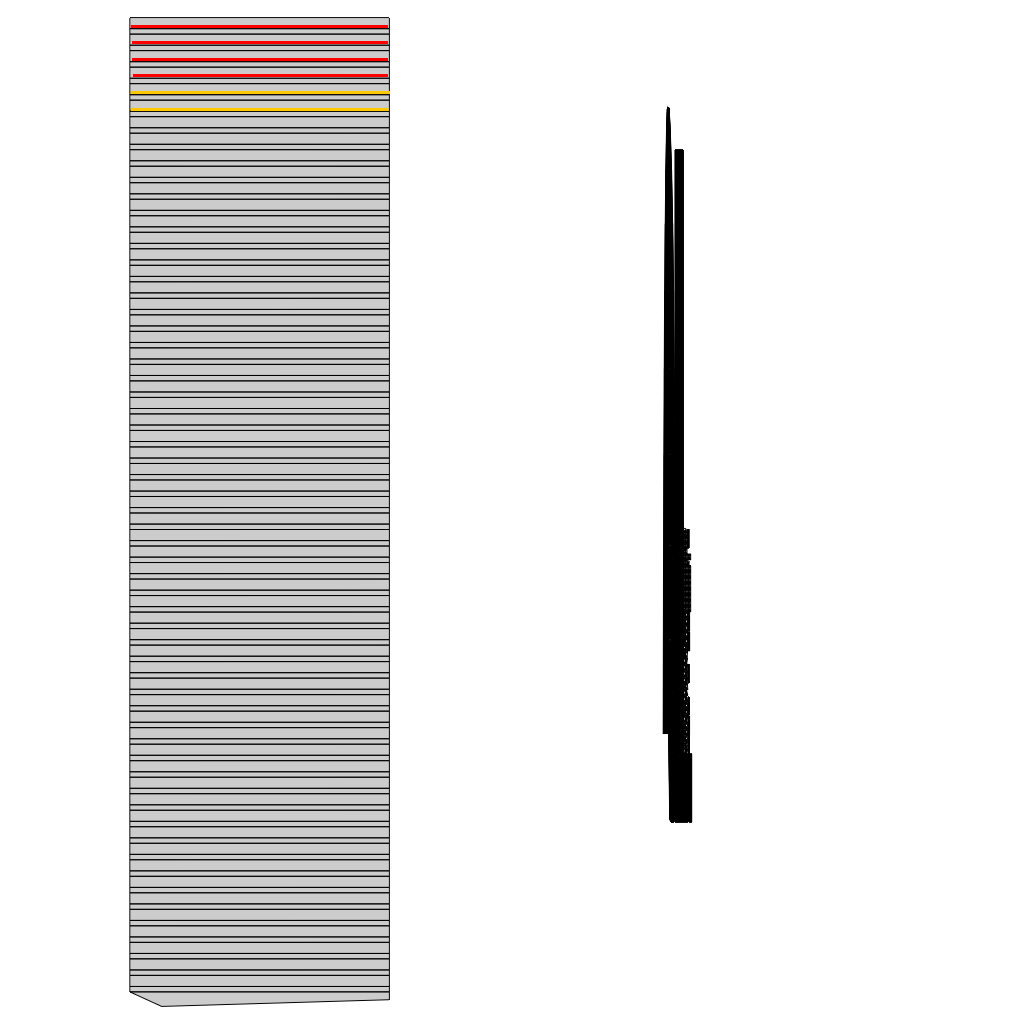
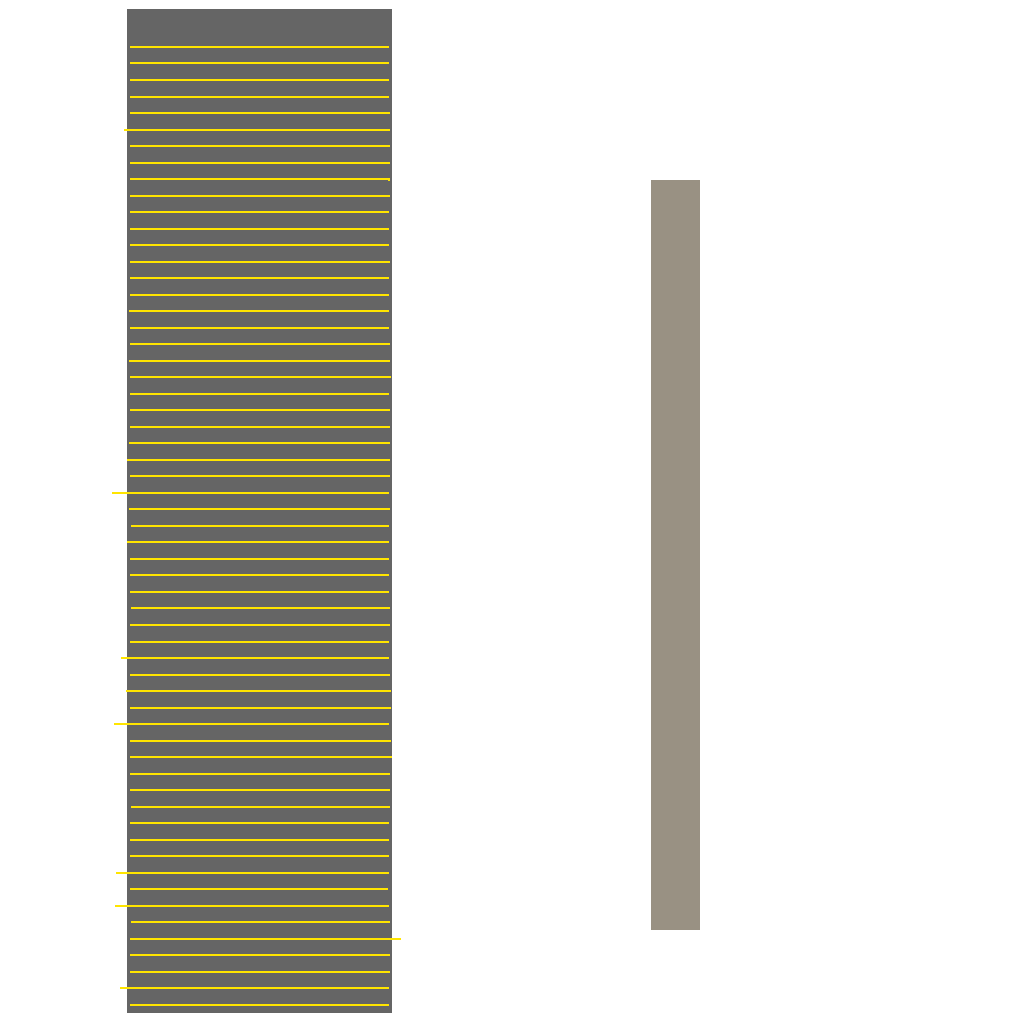
Comparing the layer stacks of the two 1024 × 1024 images. Changes:
painted on "Layer 2" over <box>112,25,401,1006</box>
added layer "Layer 3" above "Layer 1" over <box>127,9,700,1013</box>
painted on "Layer 1" over <box>129,17,693,1007</box>
